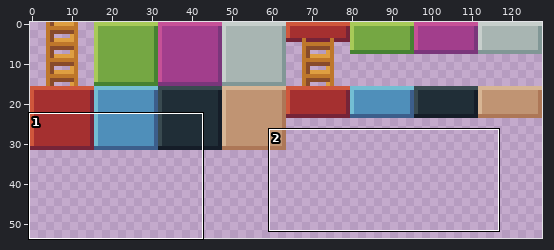
Two versions of one pixel-art file, HoarderJones/Assets/Tilemap.ase. The first picture is a wide view before the edit; the outline marks the close-up.
Close-up. Before:
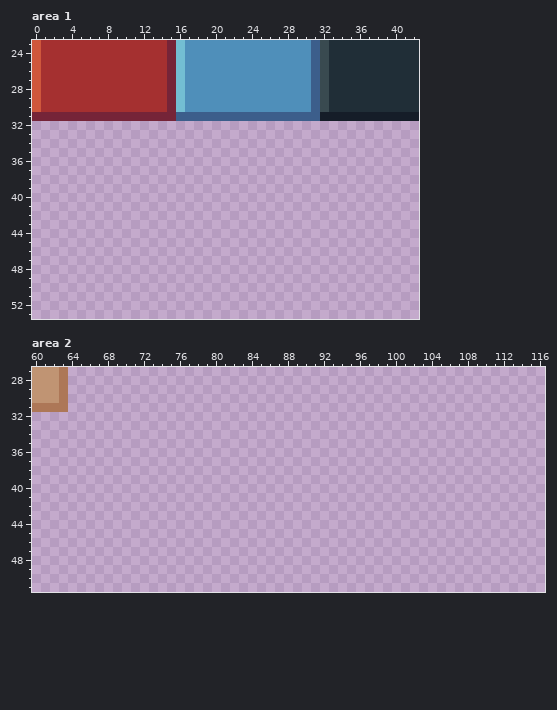
128x96 pixels, 1 frame. Shown: area 1: x 0..42, y 23..53; area 2: x 60..116, y 27..51. The wide view leaves out empty margins.
Now the later version:
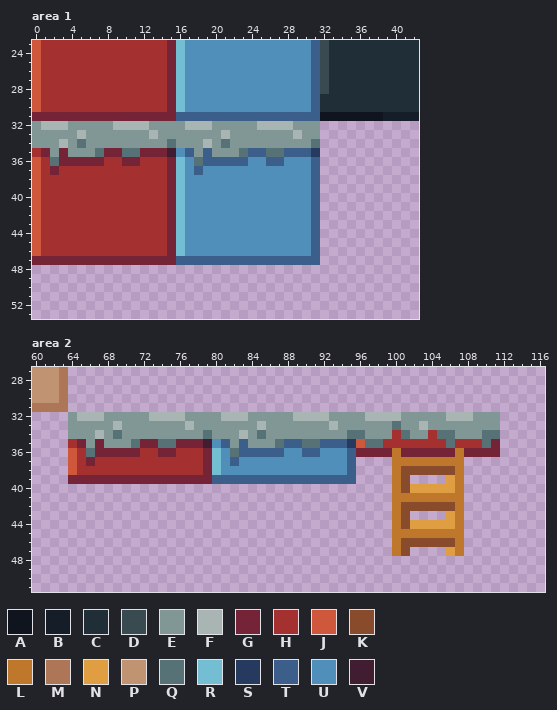
Palette (. is transparent): A #10141f  B #151d28  C #202e37  D #394a50  E #819796  F #a8b5b2  G #752438  H #a53030  J #cf573c  K #884b2b  L #be772b  M #ad7757  N #de9e41  P #c09473  Q #577277  R #73bed3  S #253a5e  T #3c5e8b  U #4f8fba  V #411d31
Change:
{"where": "area 1"}
{"y":29,"x":32,"old":"D","new":"C"}
{"y":30,"x":32,"old":"D","new":"C"}
{"y":31,"x":32,"old":"BBBBBBB","new":"AAAAAAA"}
{"y":32,"x":0,"old":"................................","new":"EFFFEEEEEFFFFEEEEFFFEEEEEFFFFEEE"}
{"y":33,"x":0,"old":"................................","new":"EEEEEFEEEEEEEFEEEEEEEFEEEEEEEFEE"}
{"y":34,"x":0,"old":"................................","new":"EEEFEQEEEEEEEEEQEEEFEQEEEEEEEEEQ"}
{"y":35,"x":0,"old":"................................","new":"HGEGEEEQGGQQGGGVUTETEEEQTTQQTTTS"}
{"y":36,"x":0,"old":"................................","new":"JHQGGGGGHHGGHHHGRUQTTTTTUUTTUUUT"}
{"y":37,"x":0,"old":"................................","new":"JHGHHHHHHHHHHHHGRUTUUUUUUUUUUUUT"}
{"y":38,"x":0,"old":"................................","new":"JHHHHHHHHHHHHHHGRUUUUUUUUUUUUUUT"}
{"y":39,"x":0,"old":"................................","new":"JHHHHHHHHHHHHHHGRUUUUUUUUUUUUUUT"}
{"y":40,"x":0,"old":"................................","new":"JHHHHHHHHHHHHHHGRUUUUUUUUUUUUUUT"}
{"y":41,"x":0,"old":"................................","new":"JHHHHHHHHHHHHHHGRUUUUUUUUUUUUUUT"}
{"y":42,"x":0,"old":"................................","new":"JHHHHHHHHHHHHHHGRUUUUUUUUUUUUUUT"}
{"y":43,"x":0,"old":"................................","new":"JHHHHHHHHHHHHHHGRUUUUUUUUUUUUUUT"}
{"y":44,"x":0,"old":"................................","new":"JHHHHHHHHHHHHHHGRUUUUUUUUUUUUUUT"}
{"y":45,"x":0,"old":"................................","new":"JHHHHHHHHHHHHHHGRUUUUUUUUUUUUUUT"}
{"y":46,"x":0,"old":"................................","new":"JHHHHHHHHHHHHHHGRUUUUUUUUUUUUUUT"}
{"y":47,"x":0,"old":"................................","new":"GGGGGGGGGGGGGGGGTTTTTTTTTTTTTTTT"}
{"where": "area 2"}
{"y":32,"x":64,"old":"................................................","new":"EFFFEEEEEFFFFEEEEFFFEEEEEFFFFEEEEFFFFEEEEEFFFEEE"}
{"y":33,"x":64,"old":"................................................","new":"EEEEEFEEEEEEEFEEEEEEEFEEEEEEEFEEEEEEQEEFEEEEEEEE"}
{"y":34,"x":64,"old":"................................................","new":"EEEFEQEEEEEEEEEQEEEFEQEEEEEEEEEQQEEEHQEEHQQEEEQQ"}
{"y":35,"x":64,"old":"................................................","new":"HGEGEEEQGGQQGGGVUTETEEEQTTQQTTTSJQQHHHHHHHQHHHQG"}
{"y":36,"x":64,"old":"................................................","new":"JHQGGGGGHHGGHHHGRUQTTTTTUUTTUUUTGGGGLGGGGGGLGGGG"}
{"y":37,"x":64,"old":"................................","new":"JHGHHHHHHHHHHHHGRUTUUUUUUUUUUUUT"}
{"y":37,"x":100,"old":"........","new":"LLLLLLLL"}
{"y":38,"x":64,"old":"................................","new":"JHHHHHHHHHHHHHHGRUUUUUUUUUUUUUUT"}
{"y":38,"x":100,"old":"........","new":"LKKKKKKL"}
{"y":39,"x":64,"old":"................................","new":"GGGGGGGGGGGGGGGGTTTTTTTTTTTTTTTT"}
{"y":39,"x":100,"old":"..","new":"LK"}
{"y":39,"x":106,"old":"..","new":"NL"}
{"y":40,"x":100,"old":"........","new":"LKNNNNNL"}
{"y":41,"x":100,"old":"........","new":"LLLLLLLL"}
{"y":42,"x":100,"old":"........","new":"LKKKKKKL"}
{"y":43,"x":100,"old":"..","new":"LK"}
{"y":43,"x":106,"old":"..","new":"NL"}
{"y":44,"x":100,"old":"........","new":"LKNNNNNL"}
{"y":45,"x":100,"old":"........","new":"LLLLLLLL"}
{"y":46,"x":100,"old":"........","new":"LKKKKKKL"}
{"y":47,"x":100,"old":"..","new":"LK"}
{"y":47,"x":106,"old":"..","new":"NL"}
{"label":"changed","picture_box":[32,94,383,265]}
{"label":"added","picture_box":[68,412,500,556]}
